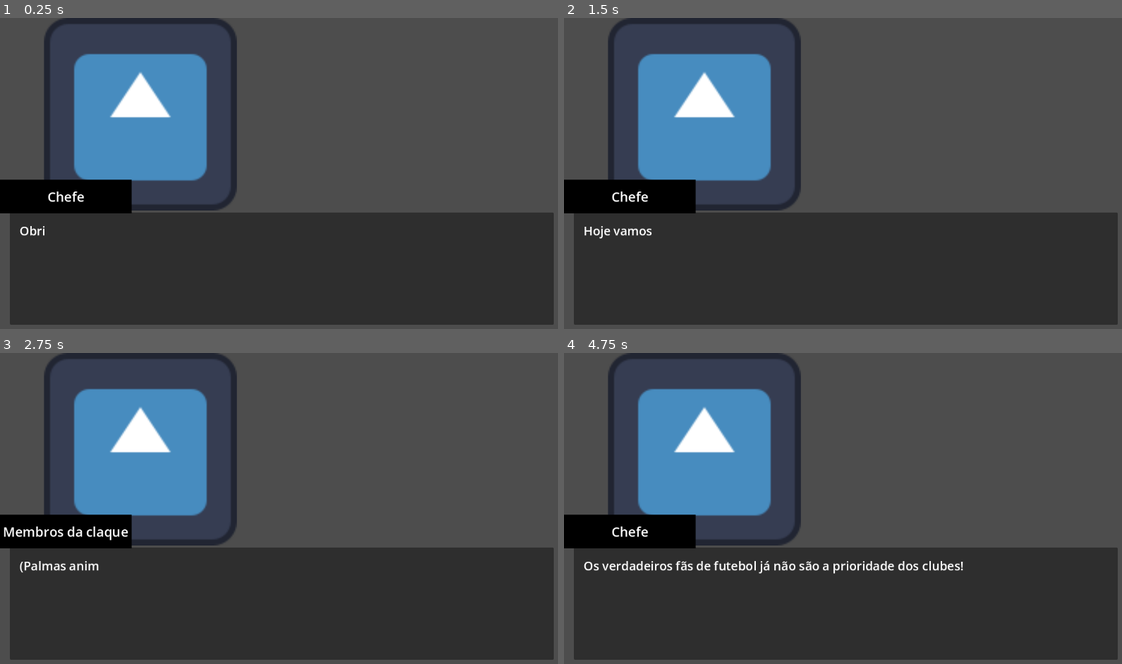
Above: before the commit, frames 1-4 (two rows, left to right).
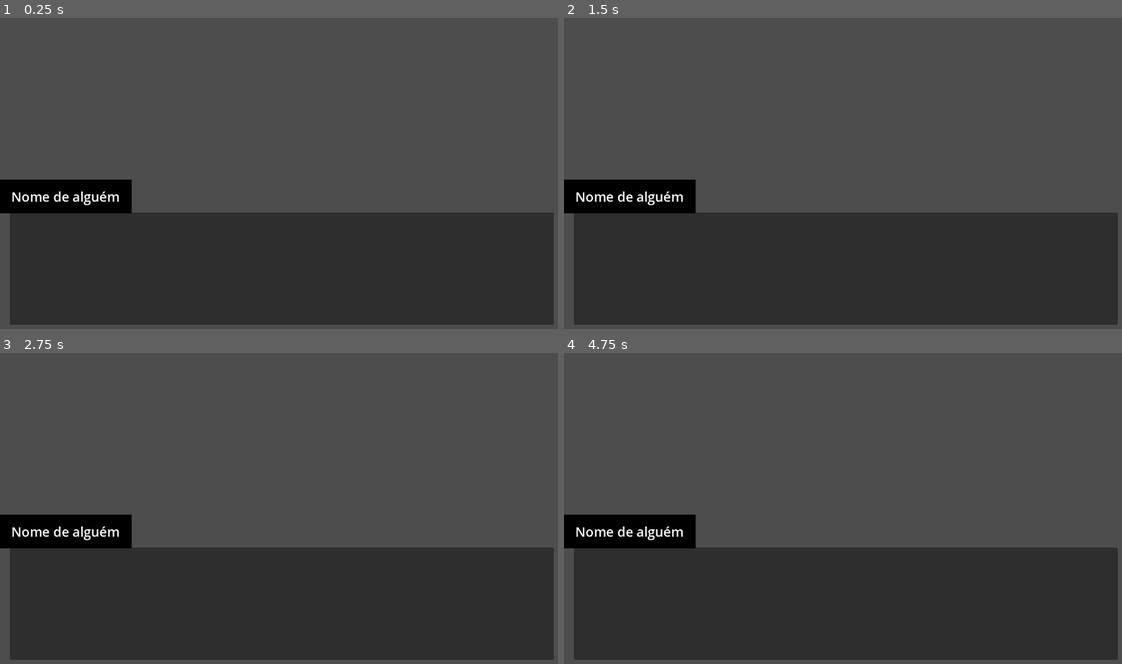
Above: after the commit, the same moments.

Repository: Dragvid/Derbi
Game: Godot game, scene res://GamePlayModules/cutscenes/dialog_scene.tscn
The game is run twice, just before and just after one commit, with the same random seed, the same clock (stepped at 60 frames per second) and the same inputs. This scene is started directly instead of the project's main scene.
Inputs (mouse positions are in pixels of both pictures, inside the frame that each line leads up to):
- Up to frame 1 (0.25 s): no input
- Up to frame 2 (1.5 s): tap Enter (ui_accept) at 0.5, 0.77 s; move the mouse to (971, 161) at 0.52 s; hold Right (right) 0.53-1.28 s; move the mouse to (731, 192) at 1.27 s; hold Down (down) from 1.28 s (still down)
- Up to frame 3 (2.75 s): tap Enter (ui_accept) at 1.52, 2 s; move the mouse to (340, 443) at 2.02 s; release Down (down) at 2.03 s; hold Right (right) from 2.03 s (still down)
- Up to frame 4 (4.75 s): move the mouse to (815, 573) at 2.77 s; release Right (right) at 2.78 s; hold Up (up) 2.78-3.53 s; tap Enter (ui_accept) at 3.02, 3.5, 3.77, 4.25, 4.52 s; move the mouse to (1015, 558) at 3.52 s; hold Left (left) from 3.53 s (still down); move the mouse to (675, 464) at 4.27 s

The runs differ from the first frame. In frame 1, 13% of the frame differs, in the area x 2-43%, y 0-71%; in frame 2, 13%; in frame 3, 13%; in frame 4, 13%, in the area x 2-72%, y 0-71%.

Commit message:
History script scenes and  store transitions

Diff:
--- a/GamePlayModules/cutscenes/dialog_scene.gd
+++ b/GamePlayModules/cutscenes/dialog_scene.gd
@@ -2,7 +2,7 @@
 @export var test_string: String
 @export var time_between_chars: float
 
-@export var episode_to_show : String
+var episode_to_show : String = AppInfo.current_chapter
 
 @onready var dialog_label: Label = $separator/dialog_box/MarginContainer/MarginContainer/dialog_label
 @onready var speaker_label: Label = $separator/dialog_box/speaker_box/speaker_label
@@ -24,19 +24,6 @@
 	if event.is_action_pressed("ui_accept"):
 		if is_writing:
 			skip_writing = true  # signal the typewriter to skip
-
-#func Play_scene(scene_name: String):
-	#if not script_json.has(scene_name):
-		#print("Scene not found: ", scene_name)
-		#return
-	#var scene_lines = script_json[scene_name]
-	#for line_number in scene_lines.keys():
-		#var line = scene_lines[line_number]
-		#if line.has("portrait") and line.has("side"):
-			#await update_portrait(line["portrait"], line["side"])
-		#if line.has("speaker") and line.has("text"):
-			#await Write_line(line["speaker"], line["text"])
-		#await wait_for_input()
 
 func Play_scene(scene_name: String):
 	if not script_json.has(scene_name):
--- a/GamePlayModules/cutscenes/dialog_scene.tscn
+++ b/GamePlayModules/cutscenes/dialog_scene.tscn
@@ -14,7 +14,6 @@
 grow_vertical = 2
 script = ExtResource("1_3ysf3")
 time_between_chars = 0.05
-episode_to_show = "Reunião"
 
 [node name="separator" type="VBoxContainer" parent="." unique_id=454067924]
 layout_mode = 1
--- /dev/null
+++ b/GamePlayModules/cutscenes/level prefab/dialog_transition.gd
@@ -0,0 +1,12 @@
+extends CollisionObject2D
+
+@export var chapter_name:String
+@export var return_pos_offset : Vector2
+
+func Load_dialog_scene():
+	AppInfo.Set_position_in_level(position + return_pos_offset)
+	AppInfo.current_chapter = chapter_name
+	get_tree().change_scene_to_file(AppInfo.story_scene)
+
+func _on_area_entered(_area: Area2D) -> void:
+	call_deferred("Load_dialog_scene")
--- a/GamePlayModules/levels/test_level/test_level_scene.tscn
+++ b/GamePlayModules/levels/test_level/test_level_scene.tscn
@@ -8,6 +8,7 @@
 [ext_resource type="Texture2D" uid="uid://cgebv7ut2qsl5" path="res://Assets/enemies/0040162_pro-player-jersey-hyper-blue.jpeg" id="6_lyrt0"]
 [ext_resource type="Script" uid="uid://bkehba5cldxlc" path="res://GamePlayModules/shop/level object/Entry_shop.gd" id="7_7ggdl"]
 [ext_resource type="PackedScene" uid="uid://bd1p5auqxetmb" path="res://Ui/pause menu/Pause_menu.tscn" id="8_4dr66"]
+[ext_resource type="Script" uid="uid://b8cj4g6oc8cqw" path="res://GamePlayModules/cutscenes/level prefab/dialog_transition.gd" id="8_tvmjw"]
 
 [sub_resource type="RectangleShape2D" id="RectangleShape2D_2xj1p"]
 
@@ -93,19 +94,30 @@
 [node name="shop" type="Area2D" parent="." unique_id=315683155]
 position = Vector2(134, 399)
 script = ExtResource("7_7ggdl")
-shop_name = "teste"
+shop_name = "test"
 return_pos_offset = Vector2(100, 0)
 
 [node name="CollisionShape2D" type="CollisionShape2D" parent="shop" unique_id=312047815]
 position = Vector2(-1, 1)
 shape = SubResource("RectangleShape2D_a7j8x")
 
+[node name="dialog_transition" type="Area2D" parent="." unique_id=771991318]
+position = Vector2(-104, 486)
+script = ExtResource("8_tvmjw")
+chapter_name = "Saída do estádio"
+
+[node name="CollisionShape2D" type="CollisionShape2D" parent="dialog_transition" unique_id=963826452]
+position = Vector2(-1, 1)
+shape = SubResource("RectangleShape2D_a7j8x")
+
 [node name="CanvasLayer" type="CanvasLayer" parent="." unique_id=1528680669]
 
 [node name="pause_menu" parent="CanvasLayer" unique_id=298671334 instance=ExtResource("8_4dr66")]
+visible = false
 size_flags_horizontal = 3
 size_flags_vertical = 3
 
 [connection signal="area_entered" from="enemy" to="enemy" method="_on_area_entered"]
 [connection signal="area_entered" from="enemy2" to="enemy2" method="_on_area_entered"]
 [connection signal="area_entered" from="shop" to="shop" method="_on_area_entered"]
+[connection signal="area_entered" from="dialog_transition" to="dialog_transition" method="_on_area_entered"]
--- a/GamePlayModules/shop/level object/Entry_shop.gd
+++ b/GamePlayModules/shop/level object/Entry_shop.gd
@@ -5,6 +5,7 @@
 
 func Load_shop_scene():
 	AppInfo.Set_position_in_level(position + return_pos_offset)
+	AppInfo.current_shop = shop_name
 	get_tree().change_scene_to_file(AppInfo.shop_scene)
 
 func _on_area_entered(_area: Area2D) -> void:
--- a/GamePlayModules/shop/scripts/ShopManager.gd
+++ b/GamePlayModules/shop/scripts/ShopManager.gd
@@ -8,11 +8,12 @@
 @onready var shop_atk_stock = $HBoxContainer/shopOptions/VBoxContainer/shopAtkStock
 @onready var shop_item_stock = $HBoxContainer/shopOptions/VBoxContainer/shopItemStock
 
-@export var shop_name: String
+var shop_name: String = AppInfo.current_shop
 @export var attack_line: PackedScene
 @export var item_line: PackedScene
 
 func _ready() -> void:
+	print("Shop name: ", shop_name)
 	update_player_currency_label()
 	_on_atacks_button_up()  # set default tab visibility first
 	Load_shop()
--- a/GamePlayModules/shop/test_shop/Test_shop.tscn
+++ b/GamePlayModules/shop/test_shop/Test_shop.tscn
@@ -12,7 +12,6 @@
 grow_horizontal = 2
 grow_vertical = 2
 script = ExtResource("1_k30k6")
-shop_name = "test"
 attack_line = ExtResource("2_m8rus")
 item_line = ExtResource("3_5xfwy")
 
--- a/resources/Player_Save.json
+++ b/resources/Player_Save.json
@@ -1,5 +1,5 @@
 {
-	"currency": 499875.0,
+	"currency": 499770.0,
 	"item_inventory": {},
 	"unlocked_moves": [
 		"Soco",
--- a/resources/story/story_resource.json
+++ b/resources/story/story_resource.json
@@ -1,26 +1,4 @@
 {
-	"test": [
-		{
-			"portrait": "res://Assets/auntum city.webp",
-			"side": "background"
-		},
-		{
-			"speaker": "Guard",
-			"text": "Halt! Who goes there?",
-			"portrait": "res://Assets/partyMembers/9a9fc7af914fdca5831900671774cb09.jpg",
-			"side": "a"
-		},
-		{
-			"speaker": "Guard #2",
-			"text": "Tell us!",
-			"portrait": "res://Assets/partyMembers/Ryuji_Persona-5_Atlus_1920.webp",
-			"side": "b"
-		},
-		{
-			"speaker": "Guard",
-			"text": "Yeah, tell us where you are. I'm going to write something long in here to stress-test this system."
-		}
-	],
 	"Saída do estádio": [
 		{
 			"portrait": "res://Assets/auntum city.webp",
@@ -101,10 +79,10 @@
 			"side": "b"
 		},
 		{
-			"speaker": "Alex",
+			"speaker": "Pedro",
 			"text": "(Confuso) Hem?",
-			"portrait": "res://Assets/partyMembers/9a9fc7af914fdca5831900671774cb09.jpg",
-			"side": "b"
+			"portrait": "res://Assets/partyMembers/Ryuji_Persona-5_Atlus_1920.webp",
+			"side": "a"
 		},
 		{
 			"speaker": "Alex",
@@ -586,5 +564,89 @@
 			"portrait": "res://icon.svg",
 			"side": "a"
 		},
+	],
+	"Amanhecer":[
+		{
+			"portrait": "res://Assets/auntum city.webp",
+			"side": "background",
+			"speaker": "Narrador",
+			"text": "No final da luta, os dois saem do armazém e os recém chegados polícias entram para prender os derrotados."
+		},
+		{
+			"speaker": "Narrador",
+			"text": "O sol está a nascer."
+		},
+		{
+			"speaker": "Pedro",
+			"text": "Só te queria dizer que… Não sabia que eras dessas pessoas, e … Opah não gosto de ti dessa maneira…",
+			"portrait": "res://Assets/partyMembers/Ryuji_Persona-5_Atlus_1920.webp",
+			"side": "a"
+		},
+		{
+			"speaker": "Alex",
+			"text": "Pedro, eu sou casado.",
+			"portrait": "res://Assets/partyMembers/9a9fc7af914fdca5831900671774cb09.jpg",
+			"side": "b"
+		},
+		{
+			"speaker": "Pedro",
+			"text": "Ah! Ufa.",
+			"portrait": "res://Assets/partyMembers/Ryuji_Persona-5_Atlus_1920.webp",
+			"side": "a"
+		},
+		{
+			"speaker": "Alex",
+			"text": "(Ri-se) Vou-te bater.",
+			"portrait": "res://Assets/partyMembers/9a9fc7af914fdca5831900671774cb09.jpg",
+			"side": "b"
+		},
+		{
+			"speaker": "Alex",
+			"text": "(Sincero) Desculpa ter-te mentido sobre o MMA. Mas estava à paisana. Tu compreendes, né?",
+			"portrait": "res://Assets/partyMembers/9a9fc7af914fdca5831900671774cb09.jpg",
+			"side": "b"
+		},
+		{
+			"speaker": "Pedro",
+			"text": "Claro. Estás a proteger e servir, man. Tu sempre quiseste fazer isso. Fico orgulhoso. (Faz-se uma luz na cabeça) Ah esta era a confusão que estavas a avisar para eu evitar.",
+			"portrait": "res://Assets/partyMembers/Ryuji_Persona-5_Atlus_1920.webp",
+			"side": "a"
+		},
+		{
+			"speaker": "Alex",
+			"text": "Pois. Tenho de admitir: ainda bem que estavas aqui. Não sei se estaria de pé agora sem a tua ajuda.",
+			"portrait": "res://Assets/partyMembers/9a9fc7af914fdca5831900671774cb09.jpg",
+			"side": "b"
+		},
+		{
+			"speaker": "Pedro",
+			"text": "Na boa, mano-bro! Tu és mais homem que aqueles idiotas lá dentro.",
+			"portrait": "res://Assets/partyMembers/Ryuji_Persona-5_Atlus_1920.webp",
+			"side": "a"
+		},
+		{
+			"speaker": "Pedro",
+			"text": "Um verdadeiro fã partilha a sua paixão com todos. Quantos mais, melhor.",
+			"portrait": "res://Assets/partyMembers/Ryuji_Persona-5_Atlus_1920.webp",
+			"side": "a"
+		},
+		{
+			"speaker": "Alex",
+			"text": "Isso é bom ouvir. Tu também já és uma lenda para mim. Não precisas da aprovação daqueles animais.",
+			"portrait": "res://Assets/partyMembers/9a9fc7af914fdca5831900671774cb09.jpg",
+			"side": "b"
+		},
+		{
+			"speaker": "Pedro",
+			"text": "Pois. Achas que a claque dos betos é mais calminha?",
+			"portrait": "res://Assets/partyMembers/Ryuji_Persona-5_Atlus_1920.webp",
+			"side": "a"
+		},
+		{
+			"speaker": "Alex",
+			"text": "Eish. Junta-te se quiseres, eu tive a minha dose. A partir de agora vejo os jogos de casa.",
+			"portrait": "res://Assets/partyMembers/9a9fc7af914fdca5831900671774cb09.jpg",
+			"side": "b"
+		},
 	]
 }
--- a/utilities/AppInfo.gd
+++ b/utilities/AppInfo.gd
@@ -27,10 +27,14 @@
 static var battle_scene = "res://GamePlayModules/Battle_screen/Battle_screen.tscn"
 static var current_level = "res://GamePlayModules/levels/test_level/test_level_scene.tscn"
 static var shop_scene = "res://GamePlayModules/shop/test_shop/Test_shop.tscn"
+static var story_scene = "res://GamePlayModules/cutscenes/dialog_scene.tscn"
 
 static var position_in_level : Vector2
 
 static var defeated_encounters = []
+
+static var current_shop = "" #The shop we're going to load
+static var current_chapter = "" #The chapter we're going to load
 
 static func Set_position_in_level(new_position):
 	position_in_level = new_position
Not shown, added: GamePlayModules/cutscenes/level prefab/dialog_transition.gd.uid
